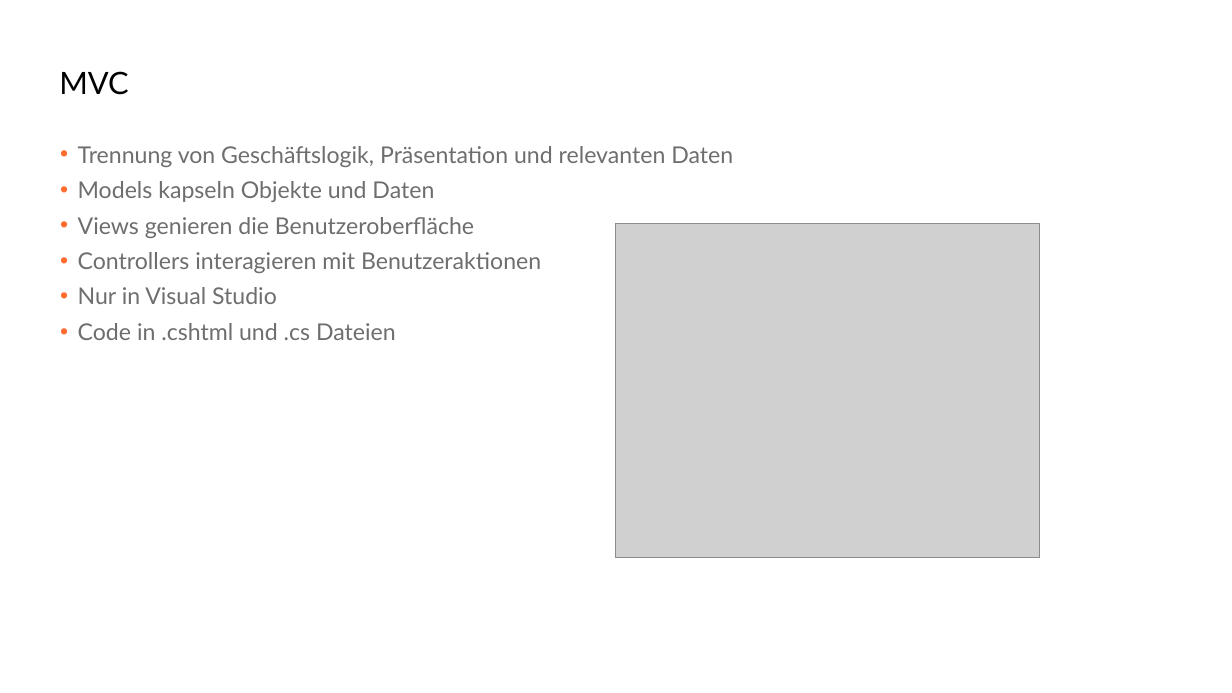
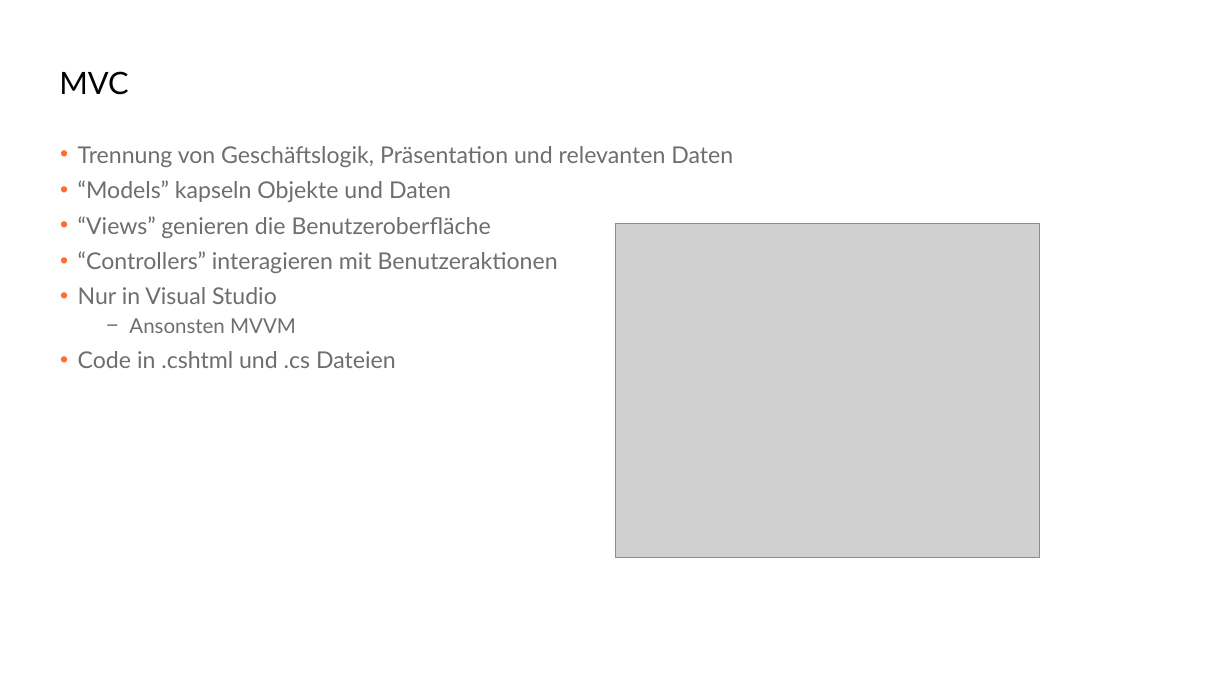
Before and after one commit to danielbeckmann/DotNETJumpStart, a slide deck: slide 6 of 04. ASP.NET MVC/Aufbau einer Webapplikation mit ASP.NET MVC.pptx. Drawn at 1232x693 pixels with LibreOffice and Linux fonts; fonts in the diff are those of the drawing; grey boxes stand for pictures; background and template pictures are left out. Boxes give left, top, right and bottom in pixels: in the first picture for what was removed or moved away, otherwise in the second. Text is boxed around its words. In the diff, an @@ line names an element or a change of style, - is before the commit and + after.

```diff
--- a/04. ASP.NET MVC/Aufbau einer Webapplikation mit ASP.NET MVC.pptx
+++ b/04. ASP.NET MVC/Aufbau einer Webapplikation mit ASP.NET MVC.pptx
@@ text at (78,180,558,273): text changed @@
-• Models kapseln Objekte und Daten
-• Views genieren die Benutzeroberfläche
-• Controllers interagieren mit Benutzeraktionen
+• “Models” kapseln Objekte und Daten
+• “Views” genieren die Benutzeroberfläche
+• “Controllers” interagieren mit Benutzeraktionen
@@ text at (129,318,296,333): paragraph added @@
+  − Ansonsten MVVM
```
Also in this commit, not shown: 2 other slides changed, 3 other files.
